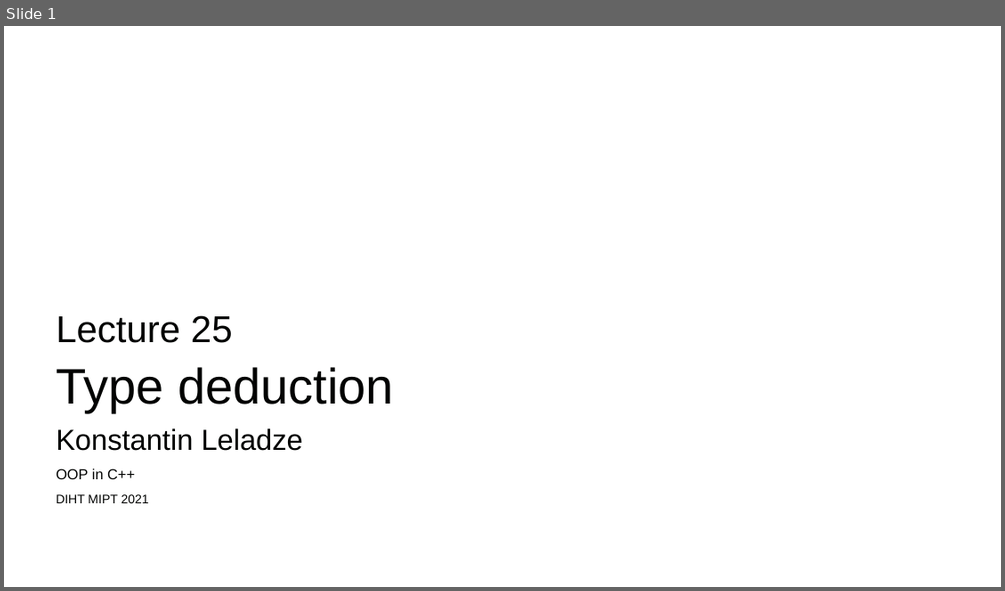
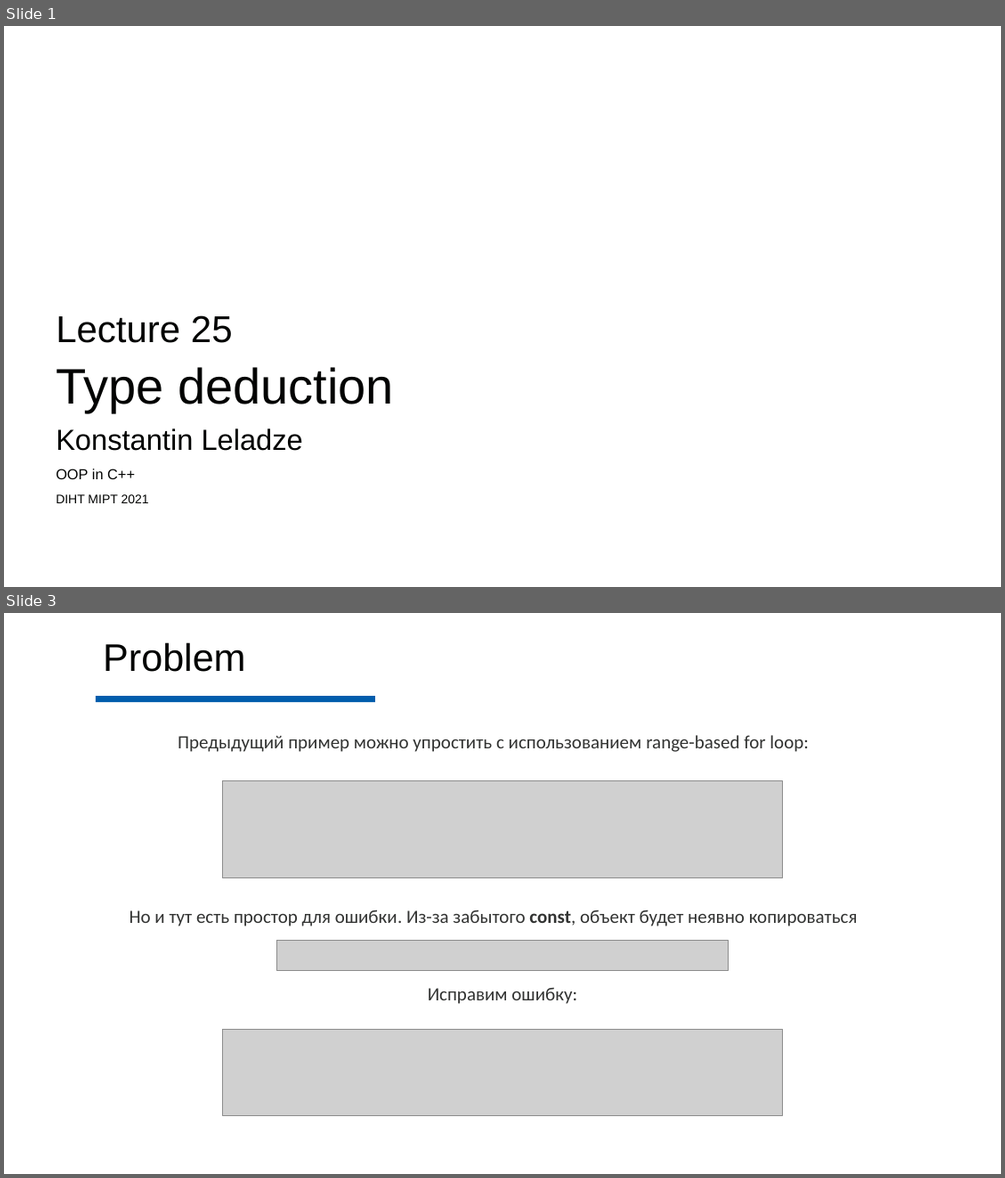
Before and after one commit to Costello1329/cpp-mipt-2021, a slide deck: lectures/lecture-25/draft.pptx. Shown one above the other, each under a label of ours: slide 1 before the commit, slides 1 and 3 after it; the slides between them are not shown. The pictures are 1005x591 and 1005x1178 pixels, drawn with LibreOffice and Linux fonts; fonts in the diff are those of the drawing; grey boxes stand for pictures; background and template pictures are left out. Boxes give left, top, right and bottom in pixels: in the first picture for what was removed or moved away, otherwise in the second. Text is boxed around its words. In the diff, an @@ line names an element or a change of style, - is before the commit and + after.

```diff
--- a/lectures/lecture-25/draft.pptx
+++ b/lectures/lecture-25/draft.pptx
@@ slide 3 added at (x1=4, y1=613, x2=1001, y2=1174), background #FEFEFE @@
@@ text added at (x1=103, y1=642, x2=245, y2=672), 37 pt, text #020302 @@
+Problem
@@ line added from (96, 699) to (375, 699), #015DAC 6 pt @@
@@ text added at (x1=178, y1=735, x2=809, y2=752), 18 pt, text #323332 @@
+Предыдущий пример можно упростить с использованием range-based for loop:
@@ picture added at (x1=223, y1=780, x2=783, y2=877) @@
@@ text added at (x1=129, y1=909, x2=858, y2=926), 18 pt, text #323332 @@
+Но и тут есть простор для ошибки. Из-за забытого const, объект будет неявно копироваться
@@ picture added at (x1=277, y1=940, x2=728, y2=970) @@
@@ text added at (x1=428, y1=987, x2=577, y2=1004), 18 pt, text #323332 @@
+Исправим ошибку:
@@ picture added at (x1=223, y1=1029, x2=783, y2=1116) @@
```
Also in this commit, not shown: 16 other slides added, 1 slide removed.
